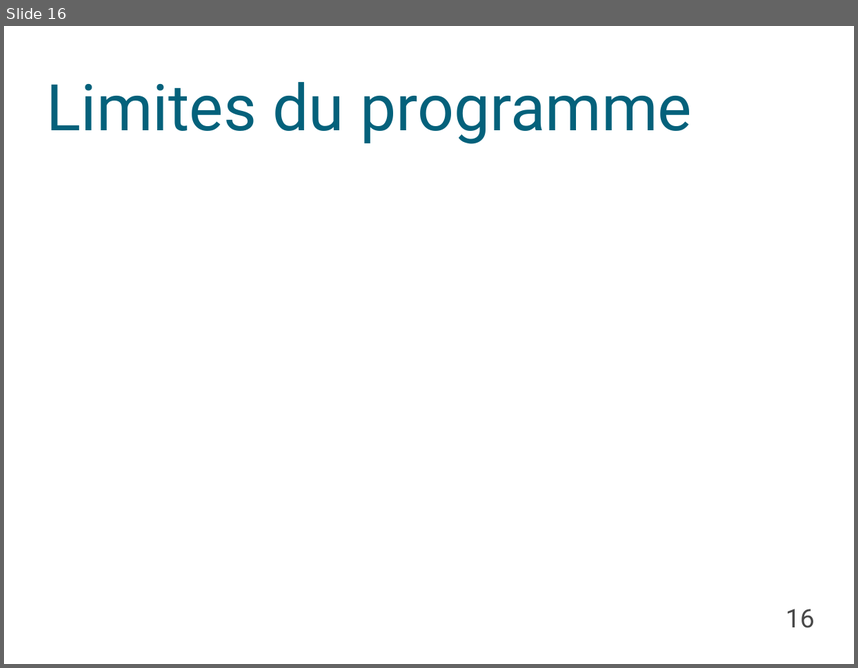
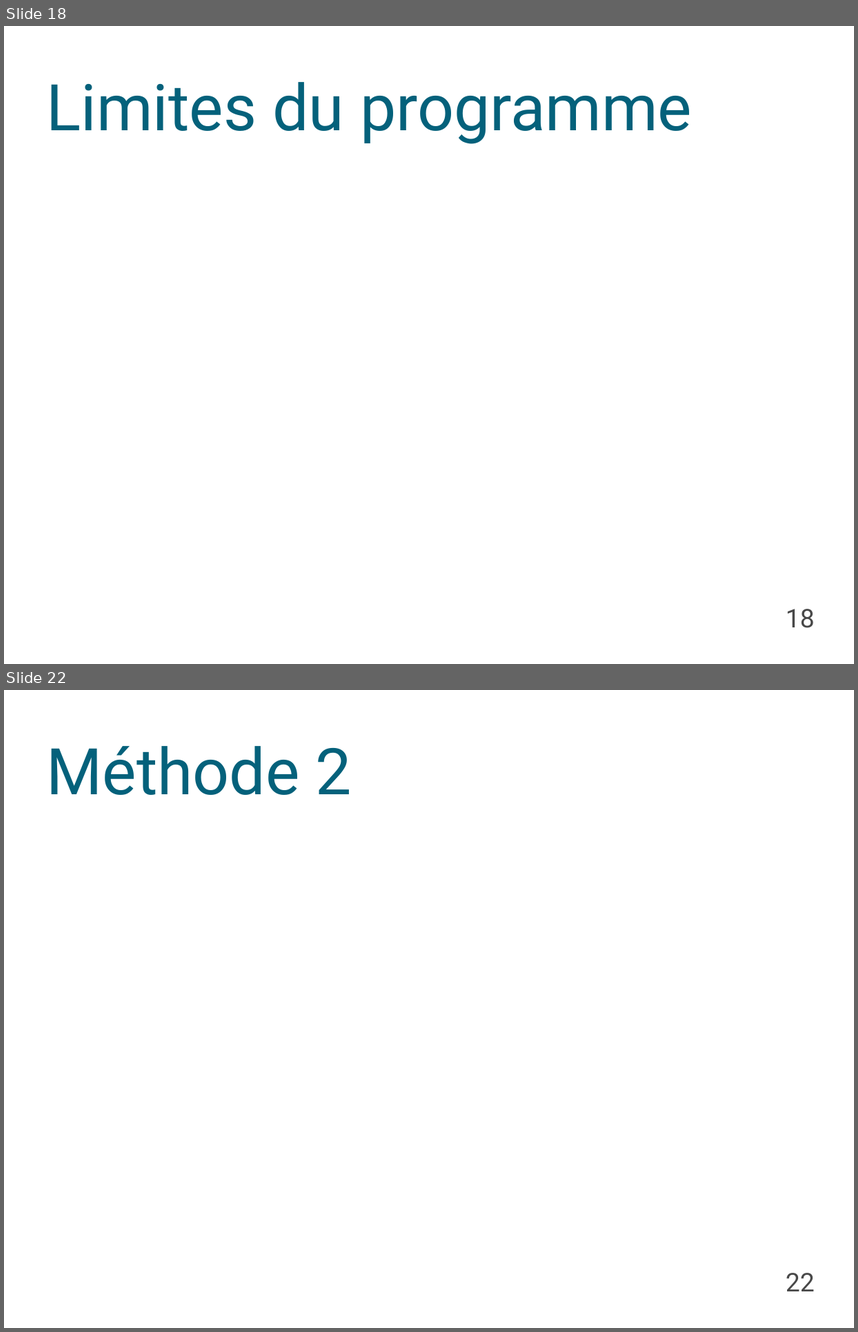
Before and after one commit to Triw-12/hanamikoji_solve, a slide deck: diaporama/Règles.odp. Shown one above the other, each under a label of ours: slide 16 before the commit, slides 18 and 22 after it; the slides between them are not shown. The pictures are 858x668 and 858x1332 pixels, drawn with LibreOffice and Linux fonts; fonts in the diff are those of the drawing; background and template pictures are left out. Boxes give left, top, right and bottom in pixels: in the first picture for what was removed or moved away, otherwise in the second. Text is boxed around its words. In the diff, an @@ line names an element or a change of style, - is before the commit and + after.

```diff
--- a/diaporama/Règles.odp
+++ b/diaporama/Règles.odp
@@ slide 22 added at (4, 690, 854, 1328), background picture (left out) @@
@@ title added at (46, 746, 352, 795), 60 pt, text #04617B @@
+Méthode 2
@@ page number added at (786, 1272, 815, 1291), 24 pt, text #484848 @@
+22
@@ what was slide 16 is now slide 18 @@
@@ page number at (786, 608, 815, 628): text changed @@
-16
+18
```
Also in this commit, not shown: 5 slides changed, 9 other slides added, 3 other files.
